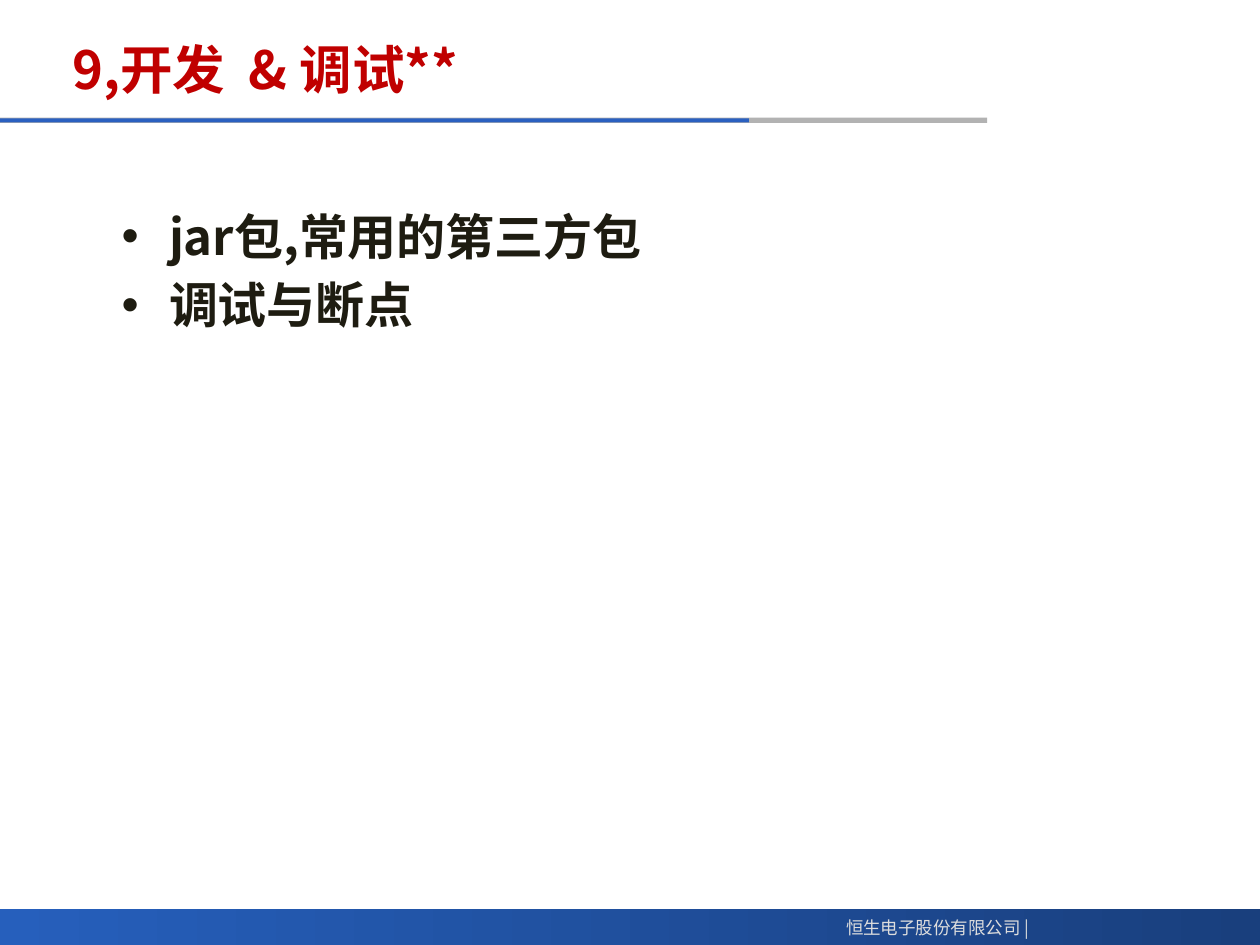
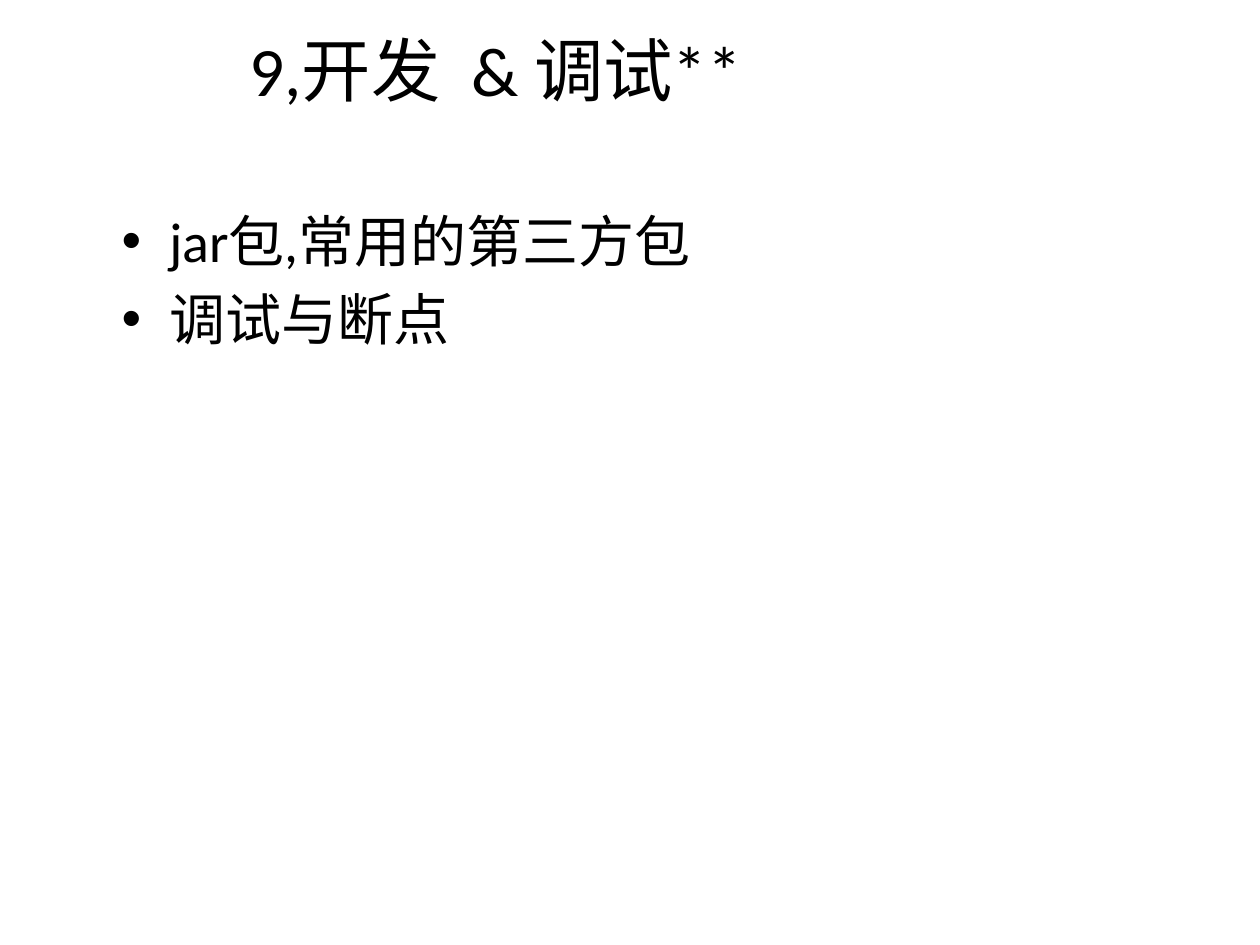
Before and after one commit to meadlai/HS-Java-Develop-GetStart, a slide deck: slide 12 of matiral/Java应用程序开发入门.pptx (slide 13 before the commit). Drawn at 1260x945 pixels with LibreOffice and Linux fonts; fonts in the diff are those of the drawing; background and template pictures are left out. Boxes give left, top, right and bottom in pixels: in the first picture for what was removed or moved away, otherwise in the second. Text is boxed around its words. In the diff, an @@ line names an element or a change of style, - is before the commit and + after.

```diff
--- a/matiral/Java应用程序开发入门.pptx
+++ b/matiral/Java应用程序开发入门.pptx
@@ title "9,开发 & 调试**" at (249, 38, 742, 105): size 30 to 39.6 pt, font Noto Sans CJK SC to Calibri, text colour #C00000 to #000000, bold off; alignment left to centre @@
@@ line removed from (0, 120) to (988, 120) @@
@@ line removed from (0, 120) to (748, 120) @@
@@ text "jar包,常用的第三方包" at (169, 215, 691, 345): size 28 to 32 pt, font Noto Sans CJK SC to Calibri, text colour #1E1C11 to #000000, bold off @@
@@ rectangle removed at (0, 910, 1260, 945) @@
@@ text removed at (846, 919, 1020, 936) @@
-恒生电子股份有限公司 |
```
Also in this commit, not shown: 12 other slides changed, 1 slide removed.
